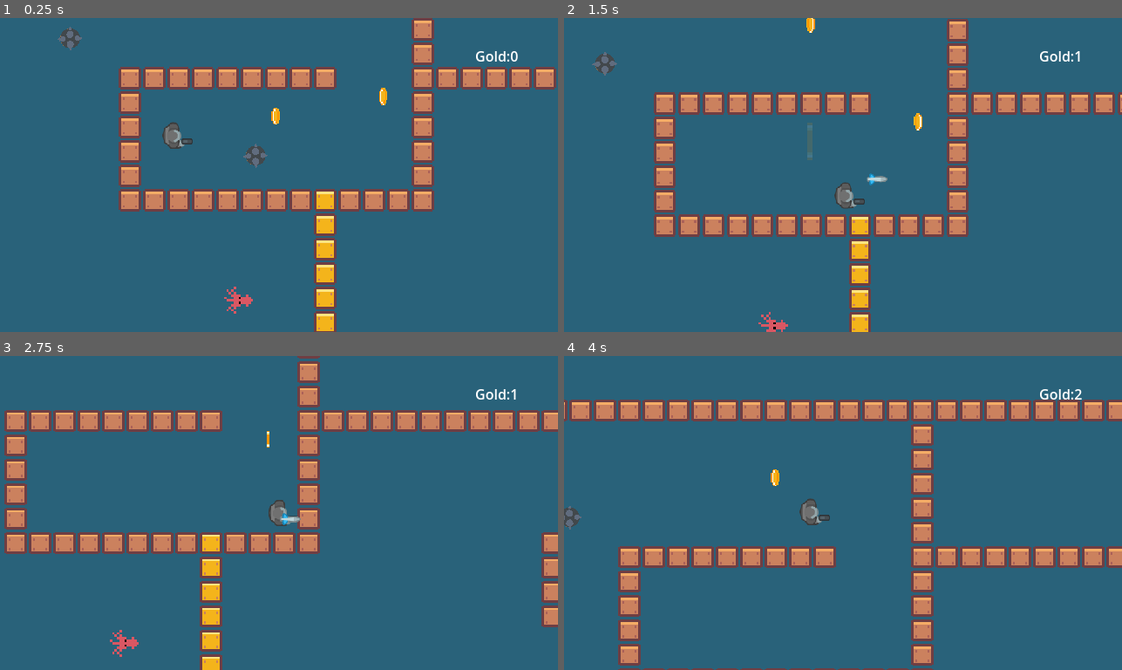
Above: before the commit, frames 1-4 (two rows, left to right).
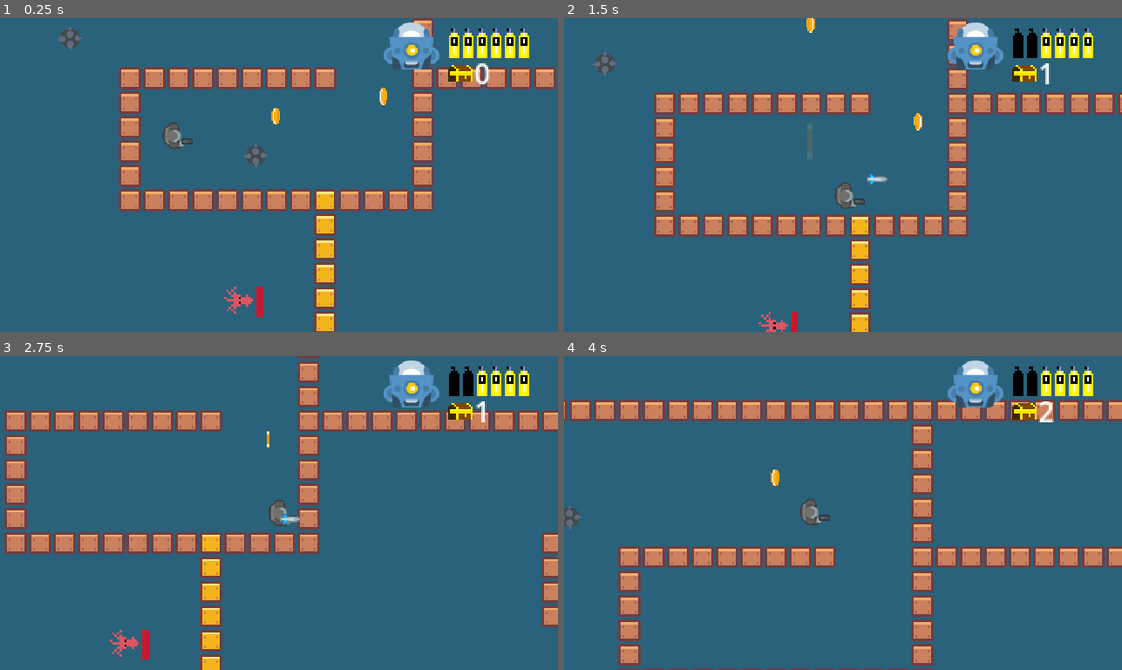
Above: after the commit, the same moments.

Repository: ironmonkeyking85/Kraken-s-Treasure
Game: Godot game, scene res://Scenes/Main.tscn
Two runs of this game, one before a commit and one after it. Both use one fixed random seed, a clock stepped at 60 frames per second and the inputs below.
Inputs:
- Up to frame 1 (0.25 s): no input
- Up to frame 2 (1.5 s): hold D (Right) 0.53-1.28 s; hold Space (Shoot) 0.53-1.28 s; hold S (Down) from 1.28 s (still down); tap Space (Shoot) at 1.35 s
- Up to frame 3 (2.75 s): release S (Down) at 2.03 s; hold D (Right) from 2.03 s (still down); hold Space (Shoot) from 2.03 s (still down)
- Up to frame 4 (4 s): release D (Right) at 2.78 s; release Space (Shoot) at 2.78 s; hold W (Up) 2.78-3.53 s; tap Space (Shoot) at 2.85 s; hold A (Left) from 3.53 s (still down); hold Space (Shoot) from 3.53 s (still down)

The runs differ from the first frame. In frame 1, 2.5% of the frame differs, in the area x 45-95%, y 1-96%; in frame 2, 2.4%; in frame 3, 2.4%; in frame 4, 2.4%.

Commit message:
player health system

Diff:
--- /dev/null
+++ b/Assets/enemyhealthbar.tres
@@ -0,0 +1,11 @@
+[gd_resource type="Theme" load_steps=3 format=3 uid="uid://bs0xanauafhft"]
+
+[sub_resource type="StyleBoxFlat" id="StyleBoxFlat_kqnka"]
+bg_color = Color(0.32549, 0.0117647, 0.0784314, 1)
+
+[sub_resource type="StyleBoxFlat" id="StyleBoxFlat_nj6hk"]
+bg_color = Color(0.788235, 0.0901961, 0.192157, 1)
+
+[resource]
+ProgressBar/styles/background = SubResource("StyleBoxFlat_kqnka")
+ProgressBar/styles/fill = SubResource("StyleBoxFlat_nj6hk")
--- a/Auto Loads/Singletons/Globals.gd
+++ b/Auto Loads/Singletons/Globals.gd
@@ -5,5 +5,5 @@
 
 
 var gold_coins = 0
-var player_health = 100
-var enemy_health = 100
+var player_health = 6
+var enemy_health = 4
--- a/Scenes/Main.tscn
+++ b/Scenes/Main.tscn
@@ -1,8 +1,10 @@
-[gd_scene load_steps=14 format=3 uid="uid://dsmo1nei03b0x"]
+[gd_scene load_steps=16 format=3 uid="uid://dsmo1nei03b0x"]
 
 [ext_resource type="PackedScene" uid="uid://ch4y04wsoqxds" path="res://Scenes/player.tscn" id="1_awg6l"]
+[ext_resource type="Script" path="res://UI/In-game HUD/Main.gd" id="1_bdt2q"]
 [ext_resource type="Script" path="res://Scripts/Camera.gd" id="1_hiqtc"]
 [ext_resource type="PackedScene" uid="uid://dlxh66t4kw6q3" path="res://Scenes/parallax_background.tscn" id="3_sg3t2"]
+[ext_resource type="PackedScene" uid="uid://ddqxad8knl3ir" path="res://UI/In-game HUD/air_tank.tscn" id="4_a2xf5"]
 [ext_resource type="Texture2D" uid="uid://k4j80dgun5vl" path="res://Assets/Level/Stage one/tiles.png" id="4_dwla1"]
 [ext_resource type="PackedScene" uid="uid://bivmq5hf13nop" path="res://Scenes/parallax_forground.tscn" id="4_l3rdm"]
 [ext_resource type="Script" path="res://Scripts/parallax_forground.gd" id="5_yx5k5"]
@@ -626,6 +628,7 @@
 sources/0 = SubResource("TileSetAtlasSource_810jy")
 
 [node name="Main Scene" type="Node2D"]
+script = ExtResource("1_bdt2q")
 
 [node name="Camera2D" type="Camera2D" parent="."]
 position = Vector2(0, -1)
@@ -635,6 +638,16 @@
 position_smoothing_speed = 7.0
 script = ExtResource("1_hiqtc")
 
+[node name="HUD" parent="." instance=ExtResource("11_1dlnf")]
+
+[node name="AirTank2" parent="HUD" instance=ExtResource("4_a2xf5")]
+anchors_preset = 1
+anchor_left = 1.0
+anchor_right = 1.0
+offset_left = -552.0
+offset_right = -552.0
+grow_horizontal = 0
+
 [node name="Player" parent="." instance=ExtResource("1_awg6l")]
 position = Vector2(-472, -184)
 up_direction = Vector2(0, -1)
@@ -644,33 +657,37 @@
 rotation = 1.5708
 scale = Vector2(2, 2)
 
-[node name="ParallaxBackground" parent="." instance=ExtResource("3_sg3t2")]
-
 [node name="TileMap" type="TileMap" parent="." groups=["Collidable"]]
 tile_set = SubResource("TileSet_dxtxq")
 format = 2
 layer_0/tile_data = PackedInt32Array(-1114144, 589824, 1, -1048608, 589824, 1, -983072, 589824, 1, -917536, 589824, 1,  …(12015 unchanged characters)…
 
+[node name="ParallaxBackground" parent="." instance=ExtResource("3_sg3t2")]
+
 [node name="ParallaxForground" parent="." instance=ExtResource("4_l3rdm")]
 script = ExtResource("5_yx5k5")
 
-[node name="SeaMine" parent="." instance=ExtResource("7_8vm6u")]
+[node name="Coins" type="Node" parent="."]
+
+[node name="GoldCoin" parent="Coins" instance=ExtResource("8_a4lnq")]
+position = Vector2(-392, -200)
+
+[node name="GoldCoin3" parent="Coins" instance=ExtResource("8_a4lnq")]
+position = Vector2(-392, -296)
+
+[node name="GoldCoin2" parent="Coins" instance=ExtResource("8_a4lnq")]
+position = Vector2(-304, -216)
+
+[node name="SeaMines" type="Node" parent="."]
+
+[node name="SeaMine" parent="SeaMines" instance=ExtResource("7_8vm6u")]
 position = Vector2(-408, -168)
 
-[node name="SeaMine2" parent="." instance=ExtResource("7_8vm6u")]
+[node name="SeaMine2" parent="SeaMines" instance=ExtResource("7_8vm6u")]
 position = Vector2(-560, -264)
 
-[node name="TreasureChest" parent="." instance=ExtResource("9_hcqwk")]
-
-[node name="Collectables" type="Node" parent="."]
-
-[node name="GoldCoin" parent="Collectables" instance=ExtResource("8_a4lnq")]
-position = Vector2(-392, -200)
-
-[node name="GoldCoin3" parent="Collectables" instance=ExtResource("8_a4lnq")]
-position = Vector2(-392, -296)
-
-[node name="GoldCoin2" parent="Collectables" instance=ExtResource("8_a4lnq")]
-position = Vector2(-304, -216)
-
-[node name="HUD" parent="." instance=ExtResource("11_1dlnf")]
+[node name="Chest" type="Node" parent="."]
+
+[node name="TreasureChest" parent="Chest" instance=ExtResource("9_hcqwk")]
+
+[node name="GoldBricks" type="Node" parent="."]
--- a/Scenes/hud.tscn
+++ b/Scenes/hud.tscn
@@ -1,14 +1,32 @@
-[gd_scene load_steps=2 format=3 uid="uid://du7b5lb5lhk31"]
+[gd_scene load_steps=5 format=3 uid="uid://du7b5lb5lhk31"]
 
 [ext_resource type="Script" path="res://Scripts/hud.gd" id="1_f8gkf"]
+[ext_resource type="Texture2D" uid="uid://ihj0tnj2owws" path="res://Assets/Player/head.png" id="2_5wj1k"]
+[ext_resource type="PackedScene" uid="uid://ddqxad8knl3ir" path="res://UI/In-game HUD/air_tank.tscn" id="3_c4ahs"]
+[ext_resource type="Texture2D" uid="uid://cgqgve37npbq4" path="res://Assets/Interactables/Treasure chest-sheet.png" id="4_cf3h6"]
 
 [node name="HUD" type="CanvasLayer"]
 script = ExtResource("1_f8gkf")
 
+[node name="AirTank" parent="." instance=ExtResource("3_c4ahs")]
+anchors_preset = 10
+anchor_right = 1.0
+grow_horizontal = 2
+
 [node name="Treasure" type="Label" parent="."]
-offset_left = 545.0
-offset_top = 31.0
-offset_right = 632.0
-offset_bottom = 57.0
-text = "   1"
-vertical_alignment = 1
+offset_left = 544.0
+offset_top = 40.0
+offset_right = 584.0
+offset_bottom = 66.0
+scale = Vector2(2, 2)
+
+[node name="Playerhead" type="Sprite2D" parent="."]
+position = Vector2(472, 32)
+scale = Vector2(1.2, 1.2)
+texture = ExtResource("2_5wj1k")
+
+[node name="TreasureChest" type="Sprite2D" parent="."]
+position = Vector2(528, 56)
+scale = Vector2(2.4, 2.4)
+texture = ExtResource("4_cf3h6")
+hframes = 2
--- a/Scenes/sea_mine.tscn
+++ b/Scenes/sea_mine.tscn
@@ -39,7 +39,7 @@
 "": SubResource("AnimationLibrary_oo1br")
 }
 
-[node name="Hurtbox" type="Area2D" parent="." groups=["Hazards"]]
+[node name="Hurtbox" type="Area2D" parent="."]
 collision_layer = 32
 collision_mask = 16
 
--- a/Scenes/squid.tscn
+++ b/Scenes/squid.tscn
@@ -1,7 +1,8 @@
-[gd_scene load_steps=6 format=3 uid="uid://ccp71ywpqse6j"]
+[gd_scene load_steps=7 format=3 uid="uid://ccp71ywpqse6j"]
 
 [ext_resource type="Script" path="res://Scripts/squid.gd" id="1_c03dy"]
 [ext_resource type="Texture2D" uid="uid://3lppmggxbe1t" path="res://Assets/Enemies/level one/Squid.png" id="1_iasge"]
+[ext_resource type="Theme" uid="uid://bs0xanauafhft" path="res://Assets/enemyhealthbar.tres" id="3_6atnm"]
 
 [sub_resource type="CircleShape2D" id="CircleShape2D_khv7s"]
 radius = 4.0
@@ -44,5 +45,17 @@
 shape = SubResource("CircleShape2D_v5266")
 debug_color = Color(0.8, 0.27451, 0.796078, 0.419608)
 
+[node name="ProgressBar" type="ProgressBar" parent="."]
+offset_left = -6.0
+offset_top = -11.0
+offset_right = 56.0
+offset_bottom = 16.0
+scale = Vector2(0.2, 0.1)
+theme = ExtResource("3_6atnm")
+theme_override_colors/font_color = Color(0, 0, 0, 0)
+max_value = 4.0
+step = 1.0
+value = 4.0
+
 [connection signal="area_entered" from="Hurtbox" to="." method="_on_hurtbox_area_entered"]
 [connection signal="body_entered" from="Hitbox" to="." method="_on_hitbox_body_entered"]
--- a/Scenes/treasure_chest.tscn
+++ b/Scenes/treasure_chest.tscn
@@ -1,8 +1,10 @@
-[gd_scene load_steps=3 format=3 uid="uid://bp172cp8agdwt"]
+[gd_scene load_steps=4 format=3 uid="uid://bp172cp8agdwt"]
 
 [ext_resource type="Script" path="res://Scripts/treasure_chest.gd" id="1_k8dmo"]
+[ext_resource type="Texture2D" uid="uid://cgqgve37npbq4" path="res://Assets/Interactables/Treasure chest-sheet.png" id="2_mb3ao"]
 
 [sub_resource type="RectangleShape2D" id="RectangleShape2D_4kjio"]
+size = Vector2(26, 17)
 
 [node name="TreasureChest" type="Node2D"]
 script = ExtResource("1_k8dmo")
@@ -10,4 +12,12 @@
 [node name="Area2D" type="Area2D" parent="."]
 
 [node name="CollisionShape2D" type="CollisionShape2D" parent="Area2D"]
+position = Vector2(1, 5.5)
 shape = SubResource("RectangleShape2D_4kjio")
+
+[node name="Sprite2D" type="Sprite2D" parent="."]
+scale = Vector2(2, 2)
+texture = ExtResource("2_mb3ao")
+hframes = 2
+
+[node name="AnimationPlayer" type="AnimationPlayer" parent="."]
--- a/Scripts/gold_coin.gd
+++ b/Scripts/gold_coin.gd
@@ -9,6 +9,7 @@
 func _on_coin_pick_up_body_entered(body):
 	if body.name == "Player":
 		Globals.gold_coins += 1
+		print(Globals.gold_coins)
 		$AnimationPlayer.play("Coin_picked_up")
 		await $AnimationPlayer.animation_finished
 		queue_free()
--- a/Scripts/hud.gd
+++ b/Scripts/hud.gd
@@ -1,4 +1,9 @@
 extends CanvasLayer
 
+
+
+func _ready():
+	pass
+
 func _process(delta):
-	$Treasure.text = "Gold:" + var_to_str(Globals.gold_coins)
+	$Treasure.text =  var_to_str(Globals.gold_coins)
--- a/Scripts/player.gd
+++ b/Scripts/player.gd
@@ -55,8 +55,8 @@
 
 func _on_hurtbox_body_entered(body):
 	if body.is_in_group("Enemy"):
-		current_health -= 25
-		health_changed.emit()
+		current_health -= 2
+		health_changed.emit(current_health)
 
 	if current_health <= 0:
 		get_tree().reload_current_scene()
@@ -65,7 +65,7 @@
 
 func _on_hazard_area_area_entered(area):
 	if area.is_in_group("Hazards"):
-		current_health -= 25
-		health_changed.emit()
+		current_health -= 2
+		health_changed.emit(current_health)
 	if current_health <= 0:
 		get_tree().reload_current_scene()
--- /dev/null
+++ b/UI/In-game HUD/Main.gd
@@ -0,0 +1,14 @@
+extends Node2D
+
+@onready var AirTankContainer = $HUD/AirTank2
+@onready var player = $Player
+# Called when the node enters the scene tree for the first time.
+func _ready():
+	AirTankContainer.setMaxTanks(player.max_health)
+	AirTankContainer.updateTanks(player.current_health)
+	player.health_changed.connect(AirTankContainer.updateTanks)
+
+
+# Called every frame. 'delta' is the elapsed time since the previous frame.
+func _process(delta):
+	pass
--- a/UI/In-game HUD/ProgressBar.gd
+++ /dev/null
@@ -1 +0,0 @@
-extends ProgressBar
--- /dev/null
+++ b/UI/In-game HUD/air_tank.gd
@@ -0,0 +1,26 @@
+extends HBoxContainer
+
+@onready var AirTankClass = preload("res://UI/In-game HUD/air_tank_gui.tscn")
+# Called when the node enters the scene tree for the first time.
+func _ready():
+	pass # Replace with function body.
+
+
+# Called every frame. 'delta' is the elapsed time since the previous frame.
+func _process(delta):
+	pass
+
+
+func setMaxTanks(max: int):
+		for i in range(max):
+			var tanks = AirTankClass.instantiate()
+			add_child(tanks)
+
+func updateTanks(currentTanks: int):
+	var tanks = get_children()
+
+	for i in range(currentTanks):
+		tanks[i].update(true)
+
+	for i in range(currentTanks, tanks.size()):
+		tanks[i].update(false)
--- /dev/null
+++ b/UI/In-game HUD/air_tank.tscn
@@ -0,0 +1,8 @@
+[gd_scene load_steps=2 format=3 uid="uid://ddqxad8knl3ir"]
+
+[ext_resource type="Script" path="res://UI/In-game HUD/air_tank.gd" id="1_o1bor"]
+
+[node name="AirTank" type="HBoxContainer"]
+layout_direction = 3
+theme_override_constants/separation = 1
+script = ExtResource("1_o1bor")
--- /dev/null
+++ b/UI/In-game HUD/air_tank_gui.gd
@@ -0,0 +1,15 @@
+extends Panel
+
+@onready var sprite = $Sprite2D
+# Called when the node enters the scene tree for the first time.
+func _ready():
+	pass # Replace with function body.
+
+
+# Called every frame. 'delta' is the elapsed time since the previous frame.
+func _process(delta):
+	pass
+
+func update(full: bool):
+	if full: sprite.frame = 3
+	else: sprite.frame = 0
--- /dev/null
+++ b/UI/In-game HUD/air_tank_gui.tscn
@@ -0,0 +1,25 @@
+[gd_scene load_steps=3 format=3 uid="uid://dy7upoe23lpyf"]
+
+[ext_resource type="Texture2D" uid="uid://jvkylmi6uuhe" path="res://Assets/Interactables/scuba tank.png" id="1_nlghr"]
+[ext_resource type="Script" path="res://UI/In-game HUD/air_tank_gui.gd" id="1_w58bi"]
+
+[node name="AirTankGUI" type="Panel"]
+self_modulate = Color(1, 1, 1, 0)
+custom_minimum_size = Vector2(15, 17)
+anchors_preset = 1
+anchor_left = 1.0
+anchor_right = 1.0
+offset_left = -71.0
+offset_top = 15.0
+offset_right = -56.0
+offset_bottom = 32.0
+grow_horizontal = 0
+script = ExtResource("1_w58bi")
+
+[node name="Sprite2D" type="Sprite2D" parent="."]
+position = Vector2(-49, 10)
+scale = Vector2(2.4, 2.4)
+texture = ExtResource("1_nlghr")
+centered = false
+hframes = 4
+frame = 3
--- a/UI/In-game HUD/airtankhealth.gd
+++ /dev/null
@@ -1,17 +0,0 @@
-extends HBoxContainer
-
-
-enum AIR_TANKS {tanks}
-
-var scuba_tank = preload("res://Assets/Interactables/scuba tank.png")
-
-@export var health: AIR_TANKS
-
-func health_update(value):
-	match health:
-		AIR_TANKS.tanks:
-			update_tanks(value)
-
-func update_tanks(value):
-	for i in get_child_count():
-		get_child(i).visible = value > i
